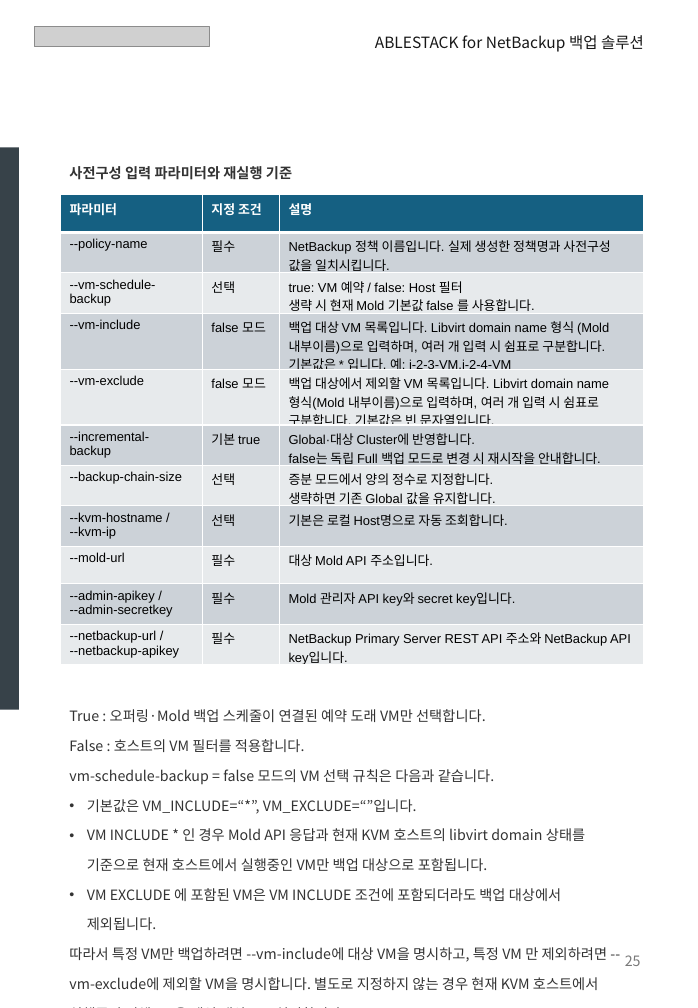
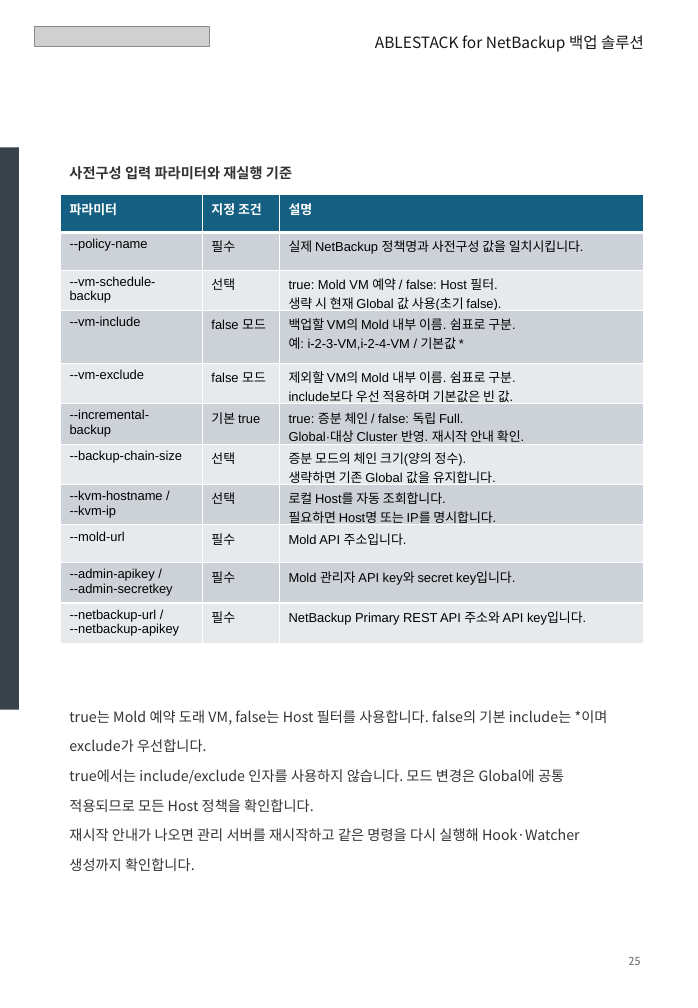
Before and after one commit to Dajeong-Park/ablestack-cloud, a slide deck: slide 25 of outputs/ABLESTACK_NetBackup_Europa_Update_Reviewed.pptx. Drawn at 698x1008 pixels with LibreOffice and Linux fonts; fonts in the diff are those of the drawing; grey boxes stand for pictures. Boxes give left, top, right and bottom in pixels: in the first picture for what was removed or moved away, otherwise in the second. Text is boxed around its words. In the diff, an @@ line names an element or a change of style, - is before the commit and + after.

```diff
--- a/outputs/ABLESTACK_NetBackup_Europa_Update_Reviewed.pptx
+++ b/outputs/ABLESTACK_NetBackup_Europa_Update_Reviewed.pptx
@@ table at (60, 195, 643, 664) @@
-row 2, column 3: NetBackup 정책 이름입니다. 실제 생성한 정책명과 사전구성 값을 일치시킵니다.
+row 2, column 3: 실제 NetBackup 정책명과 사전구성 값을 일치시킵니다.
-row 3, column 3: true: VM 예약 / false: Host 필터 / 생략 시 현재 Mold 기본값 false 를 사용합니다.
+row 3, column 3: true: Mold VM 예약 / false: Host 필터. / 생략 시 현재 Global 값 사용(초기 false).
-row 4, column 3: 백업 대상 VM 목록입니다. Libvirt domain name 형식 (Mold 내부이름)으로 입력하며, 여러 개 입력 시 쉼표로 구분합니다. 기본값은 * 입니다. 예: i-2-3-VM,i-2-4-VM
+row 4, column 3: 백업할 VM의 Mold 내부 이름. 쉼표로 구분. / 예: i-2-3-VM,i-2-4-VM / 기본값 *
-row 5, column 3: 백업 대상에서 제외할 VM 목록입니다. Libvirt domain name 형식(Mold 내부이름)으로 입력하며, 여러 개 입력 시 쉼표로 구분합니다. 기본값은 빈 문자열입니다.
+row 5, column 3: 제외할 VM의 Mold 내부 이름. 쉼표로 구분. / include보다 우선 적용하며 기본값은 빈 값.
-row 6, column 3: Global·대상 Cluster에 반영합니다. / false는 독립 Full 백업 모드로 변경 시 재시작을 안내합니다.
+row 6, column 3: true: 증분 체인 / false: 독립 Full. / Global·대상 Cluster 반영. 재시작 안내 확인.
-row 7, column 3: 증분 모드에서 양의 정수로 지정합니다. / 생략하면 기존 Global 값을 유지합니다.
+row 7, column 3: 증분 모드의 체인 크기(양의 정수). / 생략하면 기존 Global 값을 유지합니다.
-row 8, column 3: 기본은 로컬 Host명으로 자동 조회합니다.
+row 8, column 3: 로컬 Host를 자동 조회합니다. / 필요하면 Host명 또는 IP를 명시합니다.
-row 9, column 3: 대상 Mold API 주소입니다.
+row 9, column 3: Mold API 주소입니다.
-row 11, column 3: NetBackup Primary Server REST API 주소와 NetBackup API key입니다.
+row 11, column 3: NetBackup Primary REST API 주소와 API key입니다.
@@ text at (69, 710, 608, 871): text changed @@
-True : 오퍼링·Mold 백업 스케줄이 연결된 예약 도래 VM만 선택합니다.
-False : 호스트의 VM 필터를 적용합니다.
-vm-schedule-backup = false 모드의 VM 선택 규칙은 다음과 같습니다.
-• 기본값은 VM_INCLUDE=“*”, VM_EXCLUDE=“”입니다.
-• VM INCLUDE * 인 경우 Mold API 응답과 현재 KVM 호스트의 libvirt domain 상태를 기준으로 현재 호스트에서 실행중인 VM만 백업 대상으로 포함됩니다.
-• VM EXCLUDE 에 포함된 VM은 VM INCLUDE 조건에 포함되더라도 백업 대상에서 제외됩니다.
-따라서 특정 VM만 백업하려면 --vm-include에 대상 VM을 명시하고, 특정 VM 만 제외하려면 --vm-exclude에 제외할 VM을 명시합니다. 별도로 지정하지 않는 경우 현재 KVM 호스트에서 실행중인 전체 VM을 백업 대상으로 처리합니다.
+true는 Mold 예약 도래 VM, false는 Host 필터를 사용합니다. false의 기본 include는 *이며 exclude가 우선합니다.
+true에서는 include/exclude 인자를 사용하지 않습니다. 모드 변경은 Global에 공통 적용되므로 모든 Host 정책을 확인합니다.
+재시작 안내가 나오면 관리 서버를 재시작하고 같은 명령을 다시 실행해 Hook·Watcher 생성까지 확인합니다.
@@ page number at (628, 957, 640, 965): size 11 to 9 pt, font Noto Sans CJK KR to Cabin @@
```
Also in this commit, not shown: 32 other slides changed, 48 other files.
